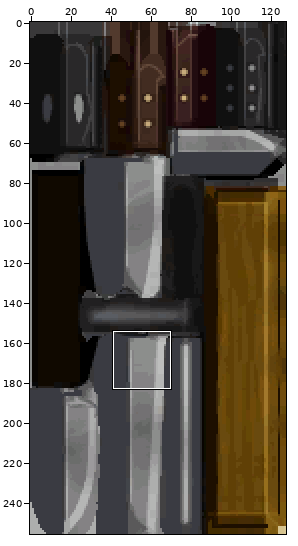
Sprite sheet, stored at Ramen_EscapaDeLaJaula_/Assets/Modelos 3D/Cocina/Items/Cuchillos/1.png. Above: a wide view before the commit, with the close-up outlined.
Close-up. Earlier state:
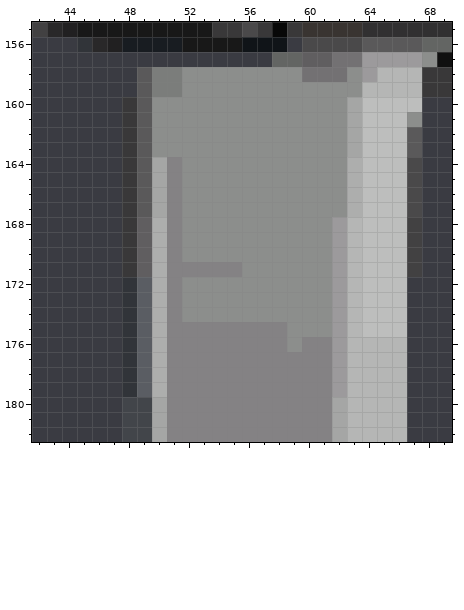
The file is 128x256 pixels. Colours within 5 levels of each other are drawn and written as one. Shown: x 42..69, y 155..182. The commit also changed other parts of the picture, which this record leaves out.
After the commit:
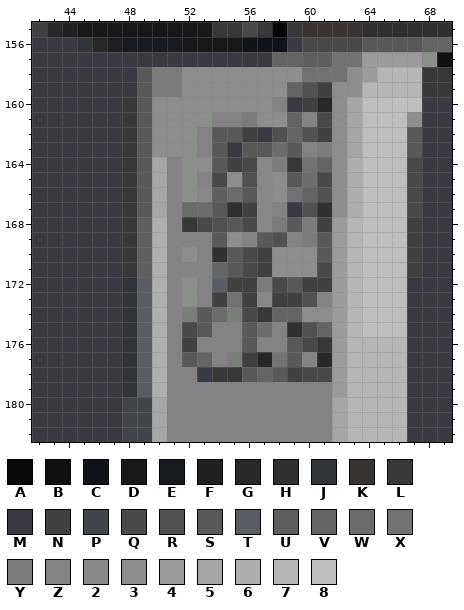
Palette (. is transparent): A #080808  B #101010  C #101418  D #181818  E #181c21  F #212021  G #292829  H #313031  J #313439  K #393431  L #393839  M #3a3b42  N #424142  P #42454a  Q #4a494a  R #525152  S #5a595a  T #5a5d63  U #605e60  V #636563  W #6b6d6b  X #737173  Y #7b7d7b  Z #848284  2 #888888  3 #8c8e8c  4 #9c9a9c  5 #a5a6a5  6 #adaead  7 #b5b6b5  8 #bdbebd
Changes in this commit:
@@ x 50..63 @@
 158 YY33333333XXX3
-159 YY333333333333
-160 33333333333335
-161 33333333333335
-162 33333333333335
-163 33333333333335
-164 5Z333333333336
-165 5Z333333333336
-166 5Z333333333336
-167 5Z333333333336
-168 6Z333333333347
-169 6Z333333333347
-170 6Z333333333347
-171 6ZZZZZ33333347
-172 6Z333333333347
-173 6Z333333333347
-174 6Z333333333347
-175 6ZZZZZZZZ33347
-176 6ZZZZZZZZ3ZZ47
-177 6ZZZZZZZZZZZ47
-178 6ZZZZZZZZZZZ47
+159 YY3333333VRN33
+160 33333333ZMNG35
+161 3333ZZY33VZQ35
+162 333ZSSNMRVRN35
+163 333ZSMSSWSZY35
+164 5Z33SNQ2YLXV36
+165 5Z3ZQ3R23SWQ36
+166 5Z32UWS23XVR36
+167 5ZWWSHN2ZMRH36
+168 6ZLQRSQ2YSYN47
+169 6ZZZS3ZSRZYS47
+170 6Z3ZHSQN333S47
+171 6ZZZVSQN333Q47
+172 6Z3ZTNNYQSNN47
+173 6Z3ZNXN2NNRZ47
+174 6ZYSWYQLVV3347
+175 6ZQSZZSWZHRV47
+176 6ZNZZZSZZSQL47
+177 6ZSVZYNGXSZG47
+178 6ZZMLLSVSNQQ47
 179 6ZZZZZZZZZZZ47
Changed places in both close-ups, as pixel boxes (x1, y1, x2, y2):
changed: (182, 82, 332, 382)
